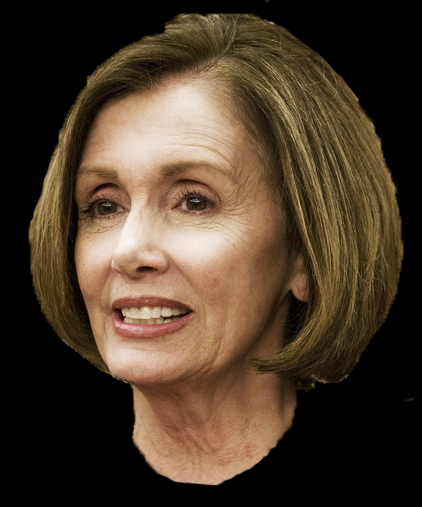
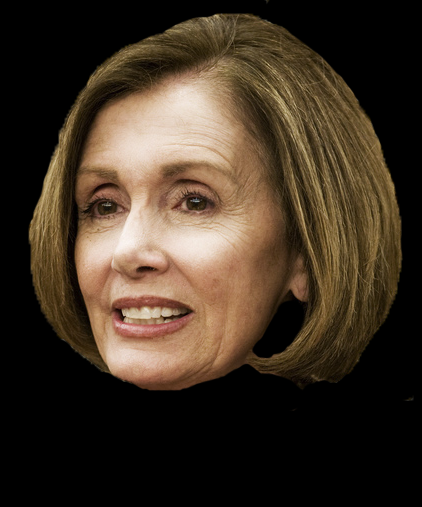
The second 422×507 image is a revision of the first. Changes to its layers:
painted on "Layer 0" over bbox(60, 13, 404, 486)
